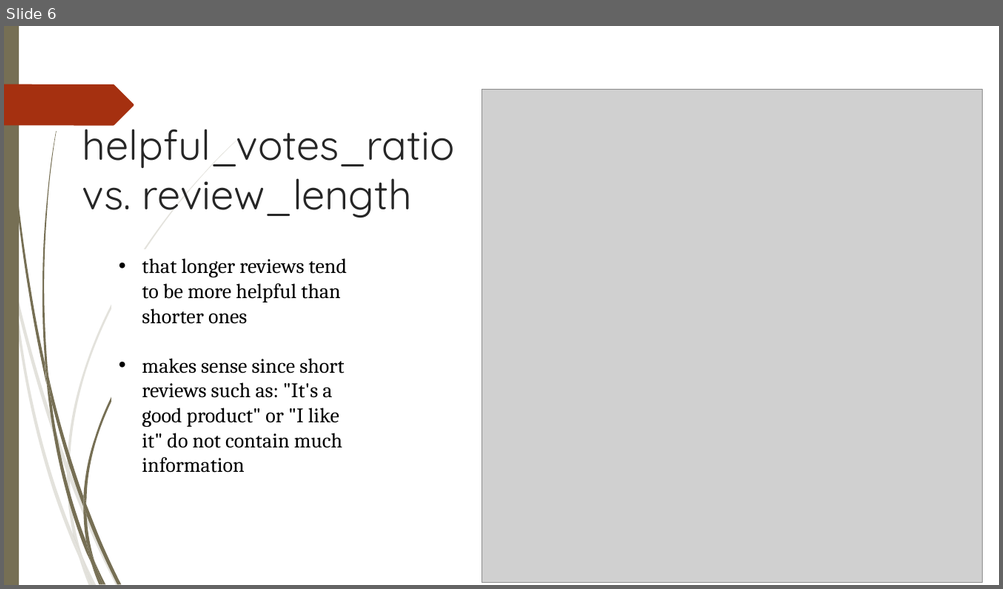
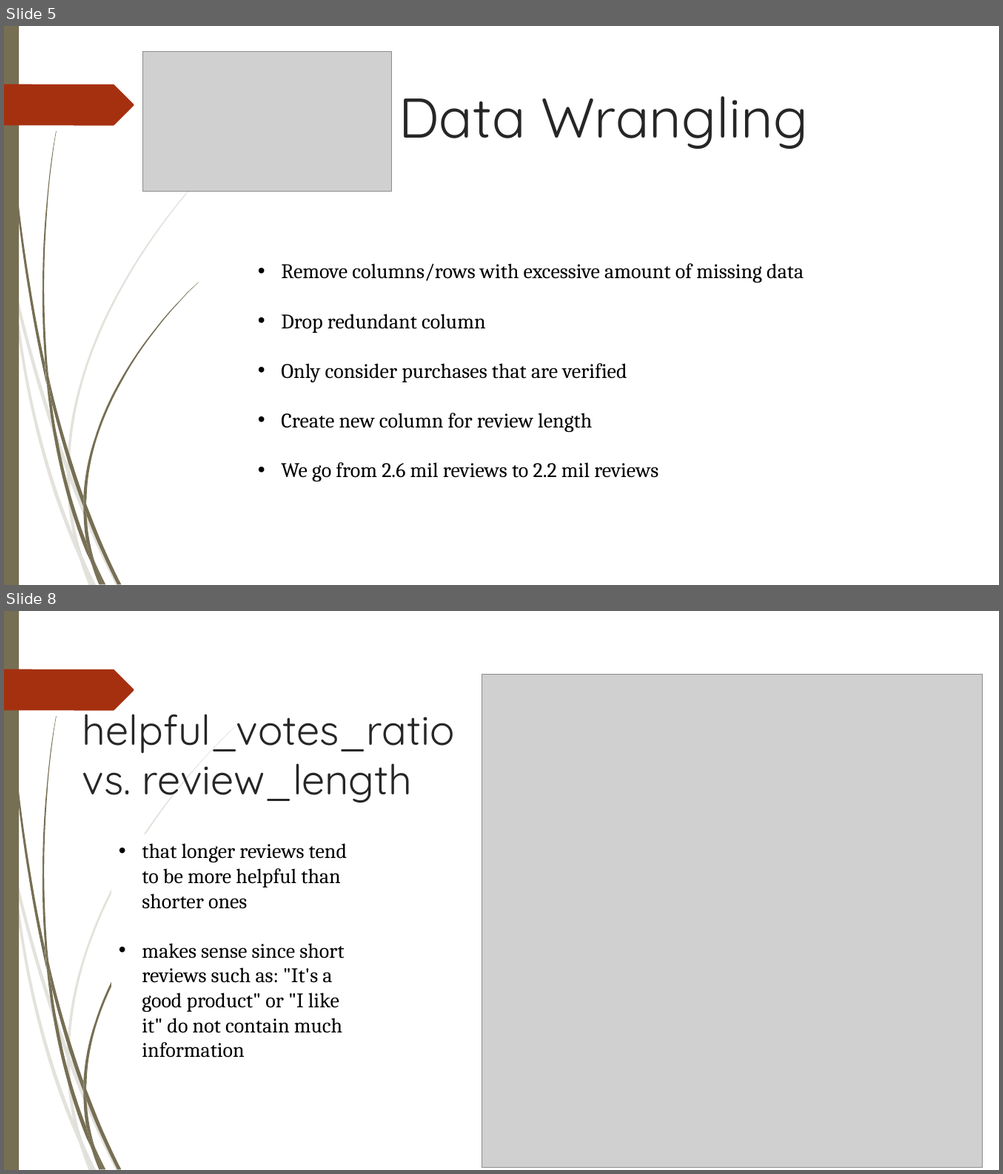
Before and after one commit to mnguyen494/Capstone-SpringBoard-2, a slide deck: Report/How to spot helpful reviews.pptx. Shown one above the other, each under a label of ours: slide 6 before the commit, slides 5 and 8 after it; the slides between them are not shown. The pictures are 1003x589 and 1003x1174 pixels, drawn with LibreOffice and Linux fonts; fonts in the diff are those of the drawing; grey boxes stand for pictures. Boxes give left, top, right and bottom in pixels: in the first picture for what was removed or moved away, otherwise in the second. Text is boxed around its words. In the diff, an @@ line names an element or a change of style, - is before the commit and + after.

```diff
--- a/Report/How to spot helpful reviews.pptx
+++ b/Report/How to spot helpful reviews.pptx
@@ slide 5 added at (4, 26, 999, 585), background #FFFFFF; not listed: 24 template elements that a slide beside it also shows @@
@@ picture added at (143, 51, 391, 191) @@
@@ title added at (399, 96, 808, 149), 54 pt, text #262626 @@
+Data Wrangling
@@ text added at (281, 264, 803, 482), 20 pt, text #000000 @@
+• Remove columns/rows with excessive amount of missing data
+• Drop redundant column
+• Only consider purchases that are verified
+• Create new column for review length
+• We go from 2.6 mil reviews to 2.2 mil reviews
@@ what was slide 6 is now slide 8 @@
```
Also in this commit, not shown: 8 slides changed, 3 other slides added.
